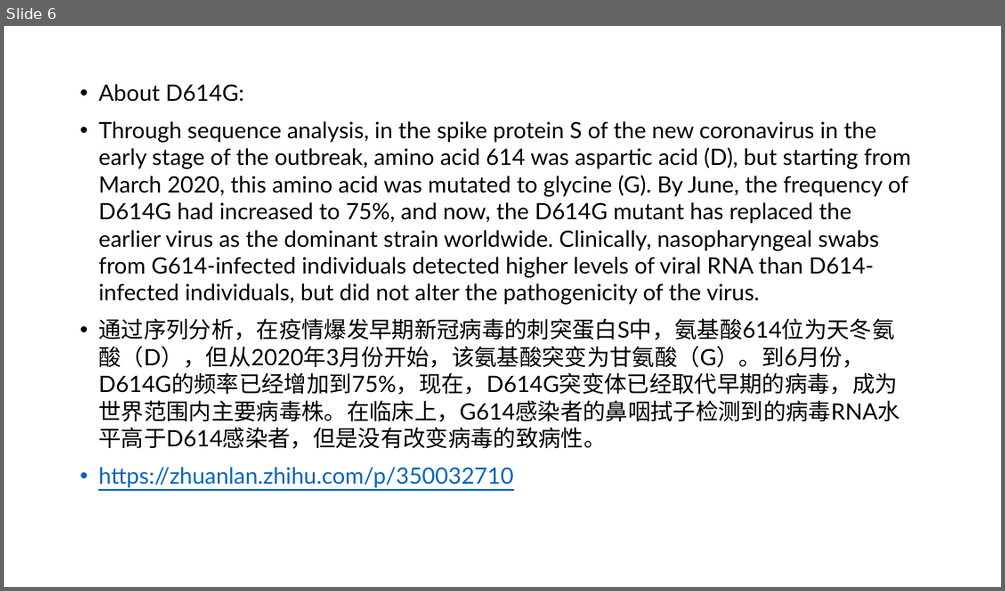
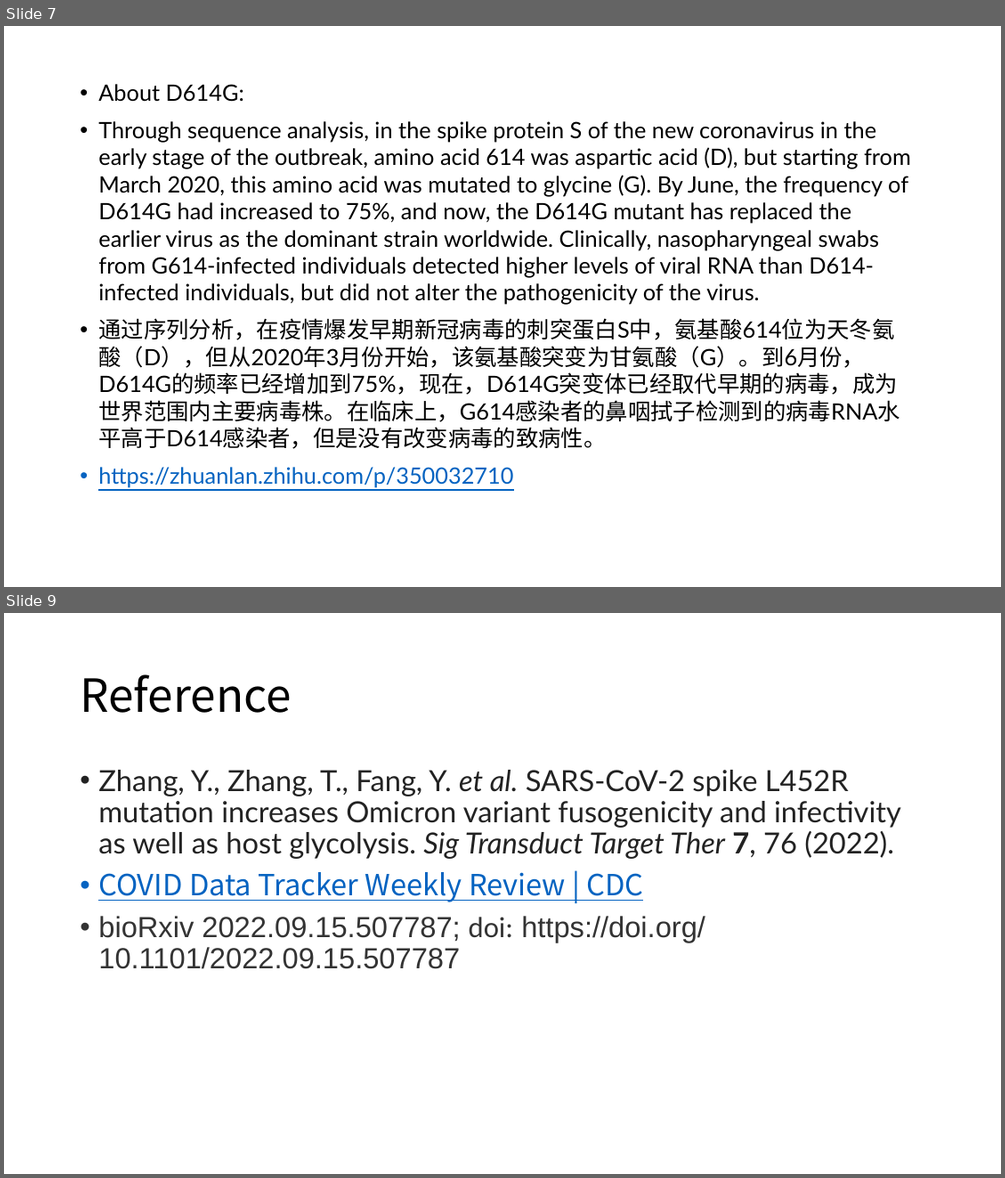
Before and after one commit to KirakiraZLY/Variants-and-mutation-rate-in-SARS-Cov2, a slide deck: DiaryLog/Week8.pptx. Shown one above the other, each under a label of ours: slide 6 before the commit, slides 7 and 9 after it; the slides between them are not shown. The pictures are 1005x591 and 1005x1178 pixels, drawn with LibreOffice and Linux fonts; fonts in the diff are those of the drawing. Boxes give left, top, right and bottom in pixels: in the first picture for what was removed or moved away, otherwise in the second. Text is boxed around its words. In the diff, an @@ line names an element or a change of style, - is before the commit and + after.

```diff
--- a/DiaryLog/Week8.pptx
+++ b/DiaryLog/Week8.pptx
@@ slide 9 added at (4, 613, 1001, 1174), background #FFFFFF @@
@@ title added at (80, 674, 291, 713), 44 pt, text #000000 @@
+Reference
@@ text added at (98, 770, 901, 969), 28 pt, text #222222 @@
+• Zhang, Y., Zhang, T., Fang, Y. et al. SARS-CoV-2 spike L452R mutation increases Omicron variant fusogenicity and infectivity as well as host glycolysis. Sig Transduct Target Ther 7, 76 (2022).
+• COVID Data Tracker Weekly Review | CDC
+• bioRxiv 2022.09.15.507787; doi: https://doi.org/10.1101/2022.09.15.507787
@@ what was slide 6 is now slide 7 @@
```
Also in this commit, not shown: 2 slides changed, 1 other slide added, 2 other files.
